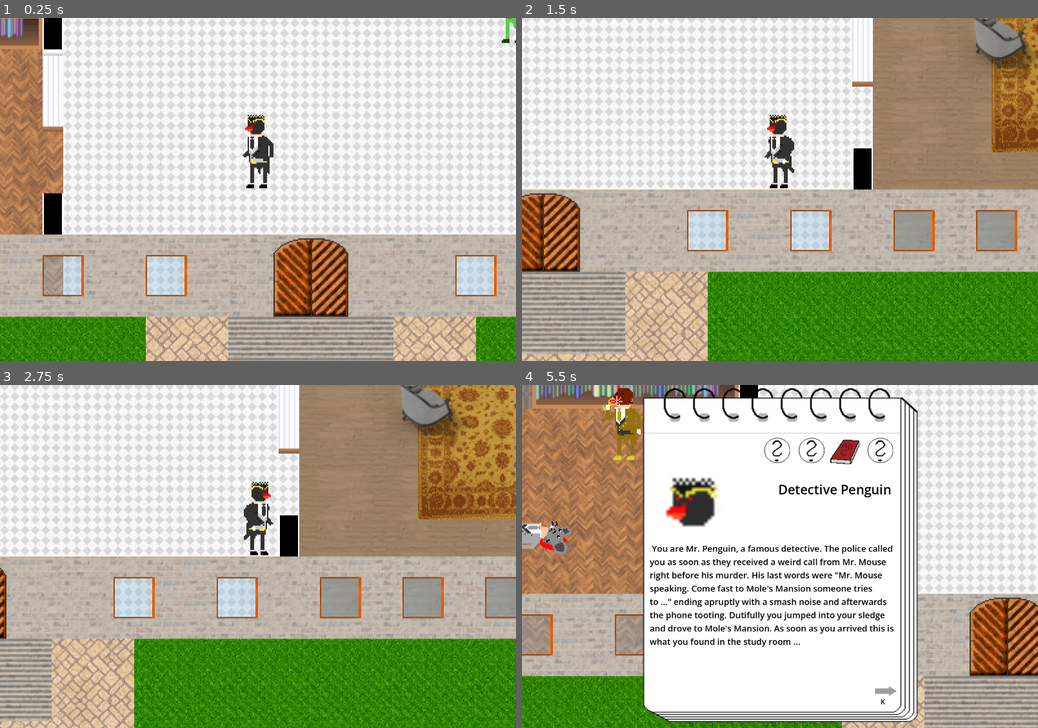
Above: before the commit, frames 1-4 (two rows, left to right).
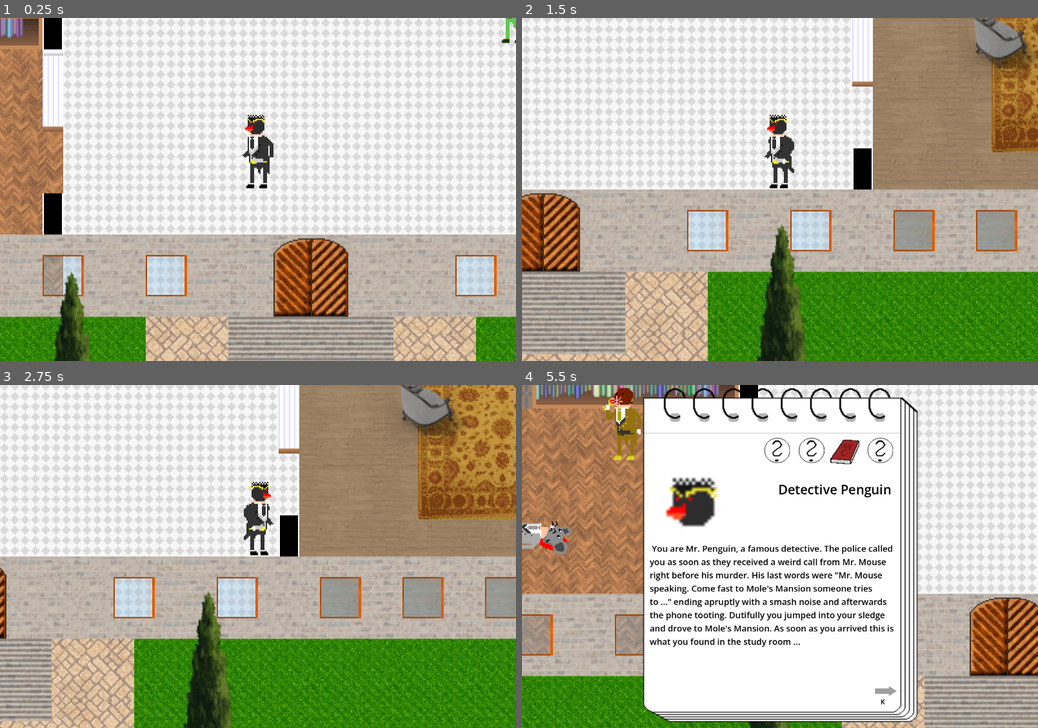
Above: after the commit, the same moments.

Repository: gartenschlaefer/mmmmm
Game: Godot game, scene res://scenes/testing/dialogue_test.tscn
Two runs of this game, one before a commit and one after it. Both use one fixed random seed, a clock stepped at 60 frames per second and the inputs below. This scene is started directly instead of the project's main scene.
Inputs:
- Up to frame 1 (0.25 s): no input
- Up to frame 2 (1.5 s): tap Enter at 0.5 s; hold D (right) 0.53-1.28 s; hold X (interact) 0.53-1.28 s; hold S (down) from 1.28 s (still down); tap K (next_page) at 1.35 s
- Up to frame 3 (2.75 s): release S (down) at 2.03 s; hold D (right) from 2.03 s (still down); tap J (prev_page) at 2.1 s
- Up to frame 4 (5.5 s): release D (right) at 2.78 s; hold W (up) 2.78-3.53 s; tap Tab (toggle_notes) at 2.85 s; hold X (interact) 3.53-4.28 s; hold A (left) 3.53-5.03 s; tap K (next_page) at 4.35 s; hold S (down) from 5.03 s (still down); tap J (prev_page) at 5.1 s

The runs differ from the first frame. In frame 1, 1.1% of the frame differs, in the area x 10-18%, y 73-100%; in frame 2, 2.3%, in the area x 45-55%, y 60-100%; in frame 3, 2.3%; in frame 4, 0.1%.

Commit message:
collide with furniture

Diff:
--- /dev/null
+++ b/scenes/chair_0.tscn
@@ -0,0 +1,15 @@
+[gd_scene format=3 uid="uid://fi2owrpj4uxb"]
+
+[ext_resource type="Texture2D" uid="uid://bxvk4717bd5cy" path="res://art/interior/chair_0.png" id="1_juehd"]
+
+[sub_resource type="RectangleShape2D" id="RectangleShape2D_juehd"]
+size = Vector2(31, 32)
+
+[node name="Chair0" type="Sprite2D" unique_id=2142873947]
+texture = ExtResource("1_juehd")
+
+[node name="StaticBody2D" type="StaticBody2D" parent="." unique_id=2017143385]
+
+[node name="CollisionShape2D" type="CollisionShape2D" parent="StaticBody2D" unique_id=381168202]
+position = Vector2(2.5, -6)
+shape = SubResource("RectangleShape2D_juehd")
--- /dev/null
+++ b/scenes/chair_180.tscn
@@ -0,0 +1,15 @@
+[gd_scene format=3 uid="uid://c87haqsu5yqi7"]
+
+[ext_resource type="Texture2D" uid="uid://cwkn07uxkomls" path="res://art/interior/chair_180.png" id="1_w0rer"]
+
+[sub_resource type="RectangleShape2D" id="RectangleShape2D_w0rer"]
+size = Vector2(31, 32)
+
+[node name="Chair180" type="Sprite2D" unique_id=327524928]
+texture = ExtResource("1_w0rer")
+
+[node name="StaticBody2D" type="StaticBody2D" parent="." unique_id=949266876]
+
+[node name="CollisionShape2D" type="CollisionShape2D" parent="StaticBody2D" unique_id=206568211]
+position = Vector2(-3, -5)
+shape = SubResource("RectangleShape2D_w0rer")
--- /dev/null
+++ b/scenes/chair_270.tscn
@@ -0,0 +1,15 @@
+[gd_scene format=3 uid="uid://85qtyj74nvai"]
+
+[ext_resource type="Texture2D" uid="uid://bhbvrmwu77n8h" path="res://art/interior/chair_270.png" id="1_uhla1"]
+
+[sub_resource type="RectangleShape2D" id="RectangleShape2D_uhla1"]
+size = Vector2(31, 32)
+
+[node name="Chair270" type="Sprite2D" unique_id=967606575]
+texture = ExtResource("1_uhla1")
+
+[node name="StaticBody2D" type="StaticBody2D" parent="." unique_id=1379106232]
+
+[node name="CollisionShape2D" type="CollisionShape2D" parent="StaticBody2D" unique_id=1056611551]
+position = Vector2(-2, -11)
+shape = SubResource("RectangleShape2D_uhla1")
--- /dev/null
+++ b/scenes/chair_90.tscn
@@ -0,0 +1,15 @@
+[gd_scene format=3 uid="uid://be8ktkr2p4wh2"]
+
+[ext_resource type="Texture2D" uid="uid://ggjgv7y1mbdf" path="res://art/interior/chair_90.png" id="1_h8hq2"]
+
+[sub_resource type="RectangleShape2D" id="RectangleShape2D_h8hq2"]
+size = Vector2(31, 32)
+
+[node name="Chair90" type="Sprite2D" unique_id=1704034696]
+texture = ExtResource("1_h8hq2")
+
+[node name="StaticBody2D" type="StaticBody2D" parent="." unique_id=659340999]
+
+[node name="CollisionShape2D" type="CollisionShape2D" parent="StaticBody2D" unique_id=1053315775]
+position = Vector2(2, -5)
+shape = SubResource("RectangleShape2D_h8hq2")
--- /dev/null
+++ b/scenes/chandelier.tscn
@@ -0,0 +1,15 @@
+[gd_scene format=3 uid="uid://cvb78ivgy48sk"]
+
+[ext_resource type="Texture2D" uid="uid://0m00gi76o36c" path="res://art/interior/chandelier.png" id="1_6iikm"]
+
+[sub_resource type="RectangleShape2D" id="RectangleShape2D_6iikm"]
+size = Vector2(66, 54)
+
+[node name="Chandelier" type="Sprite2D" unique_id=114745430]
+texture = ExtResource("1_6iikm")
+
+[node name="StaticBody2D" type="StaticBody2D" parent="." unique_id=241061102]
+
+[node name="CollisionShape2D" type="CollisionShape2D" parent="StaticBody2D" unique_id=381795300]
+position = Vector2(11, -6)
+shape = SubResource("RectangleShape2D_6iikm")
--- /dev/null
+++ b/scenes/desk_horizontal.tscn
@@ -0,0 +1,15 @@
+[gd_scene format=3 uid="uid://cwp31ugt6n4id"]
+
+[ext_resource type="Texture2D" uid="uid://7e58rpmb07fc" path="res://art/interior/desk_90.png" id="1_eojd4"]
+
+[sub_resource type="RectangleShape2D" id="RectangleShape2D_eojd4"]
+size = Vector2(106.5, 45)
+
+[node name="Desk90" type="Sprite2D" unique_id=884942798]
+texture = ExtResource("1_eojd4")
+
+[node name="StaticBody2D" type="StaticBody2D" parent="." unique_id=1874940007]
+
+[node name="CollisionShape2D" type="CollisionShape2D" parent="StaticBody2D" unique_id=719707294]
+position = Vector2(-1.25, -13.5)
+shape = SubResource("RectangleShape2D_eojd4")
--- /dev/null
+++ b/scenes/desk_vertical.tscn
@@ -0,0 +1,15 @@
+[gd_scene format=3 uid="uid://b78a74258rama"]
+
+[ext_resource type="Texture2D" uid="uid://dgj8cpbriauvy" path="res://art/interior/desk.png" id="1_cg8i4"]
+
+[sub_resource type="RectangleShape2D" id="RectangleShape2D_cg8i4"]
+size = Vector2(35.5, 86)
+
+[node name="Desk" type="Sprite2D" unique_id=1736322693]
+texture = ExtResource("1_cg8i4")
+
+[node name="StaticBody2D" type="StaticBody2D" parent="." unique_id=791416910]
+
+[node name="CollisionShape2D" type="CollisionShape2D" parent="StaticBody2D" unique_id=684250495]
+position = Vector2(0.25, -16)
+shape = SubResource("RectangleShape2D_cg8i4")
--- /dev/null
+++ b/scenes/desk_wine.tscn
@@ -0,0 +1,15 @@
+[gd_scene format=3 uid="uid://bt1q2nahgdymx"]
+
+[ext_resource type="Texture2D" uid="uid://dey48b3mc8yb1" path="res://art/interior/desk_wine.png" id="1_yn15r"]
+
+[sub_resource type="RectangleShape2D" id="RectangleShape2D_yn15r"]
+size = Vector2(108.5, 47)
+
+[node name="DeskWine" type="Sprite2D" unique_id=266036131]
+texture = ExtResource("1_yn15r")
+
+[node name="StaticBody2D" type="StaticBody2D" parent="." unique_id=1057492354]
+
+[node name="CollisionShape2D" type="CollisionShape2D" parent="StaticBody2D" unique_id=337943266]
+position = Vector2(-1.25, -13.5)
+shape = SubResource("RectangleShape2D_yn15r")
--- a/scenes/mystery_murder_world.tscn
+++ b/scenes/mystery_murder_world.tscn
@@ -9,27 +9,27 @@
 [ext_resource type="Texture2D" uid="uid://djtrvafapyrec" path="res://art/interior/soil.png" id="7_sy5t6"]
 [ext_resource type="PackedScene" uid="uid://b51xaou4ahnyb" path="res://scenes/stove.tscn" id="9_8elfp"]
 [ext_resource type="Texture2D" uid="uid://c2iqkl062evyc" path="res://art/interior/carpet2.png" id="10_schnp"]
+[ext_resource type="PackedScene" uid="uid://be8ktkr2p4wh2" path="res://scenes/chair_90.tscn" id="11_1qhsd"]
 [ext_resource type="Texture2D" uid="uid://ycpebkk5dip8" path="res://art/interior/carpet.png" id="11_sy5t6"]
+[ext_resource type="PackedScene" uid="uid://c87haqsu5yqi7" path="res://scenes/chair_180.tscn" id="12_6ff46"]
+[ext_resource type="PackedScene" uid="uid://85qtyj74nvai" path="res://scenes/chair_270.tscn" id="13_115nd"]
+[ext_resource type="PackedScene" uid="uid://c32lrgd7v77x5" path="res://scenes/vase.tscn" id="14_btxhe"]
 [ext_resource type="Texture2D" uid="uid://c5y2qt5t4pnl2" path="res://art/interior/hallstadt.png" id="16_kg8af"]
+[ext_resource type="PackedScene" uid="uid://fi2owrpj4uxb" path="res://scenes/chair_0.tscn" id="17_6ff46"]
+[ext_resource type="PackedScene" uid="uid://cvb78ivgy48sk" path="res://scenes/chandelier.tscn" id="17_o4ikc"]
+[ext_resource type="PackedScene" uid="uid://b78a74258rama" path="res://scenes/desk_vertical.tscn" id="18_umac2"]
+[ext_resource type="PackedScene" uid="uid://cwp31ugt6n4id" path="res://scenes/desk_horizontal.tscn" id="19_caisn"]
 [ext_resource type="Texture2D" uid="uid://cedwfrihbmavs" path="res://art/trees/painted_summer14t.png" id="19_tffub"]
-[ext_resource type="Texture2D" uid="uid://bxvk4717bd5cy" path="res://art/interior/chair_0.png" id="20_cshx0"]
+[ext_resource type="PackedScene" uid="uid://bt1q2nahgdymx" path="res://scenes/desk_wine.tscn" id="20_fqba2"]
 [ext_resource type="Texture2D" uid="uid://dfaay2knhtrrr" path="res://art/trees/painted_summer16t.png" id="20_vjwos"]
-[ext_resource type="Texture2D" uid="uid://ggjgv7y1mbdf" path="res://art/interior/chair_90.png" id="21_lss6i"]
+[ext_resource type="PackedScene" uid="uid://cgbtk37wno6df" path="res://scenes/sofa.tscn" id="21_6eat7"]
 [ext_resource type="Texture2D" uid="uid://ywhsvvshb2ct" path="res://art/trees/painted_summer06t.png" id="21_vjwos"]
-[ext_resource type="Texture2D" uid="uid://cwkn07uxkomls" path="res://art/interior/chair_180.png" id="22_hn7bi"]
 [ext_resource type="Texture2D" uid="uid://d2gbgwtlc78fq" path="res://art/trees/photo_grass13t.png" id="22_n474a"]
-[ext_resource type="Texture2D" uid="uid://bhbvrmwu77n8h" path="res://art/interior/chair_270.png" id="23_k8ae5"]
 [ext_resource type="PackedScene" uid="uid://485ul2anbyp2" path="res://prefabs/npc_mole.tscn" id="23_lss6i"]
 [ext_resource type="Texture2D" uid="uid://dd8blxu14h1yt" path="res://art/trees/painted_evergreen02t.png" id="24_hn7bi"]
 [ext_resource type="PackedScene" uid="uid://c71err83gaih0" path="res://prefabs/npc_cat.tscn" id="24_k8ae5"]
-[ext_resource type="Texture2D" uid="uid://bm1p8pkxsppl2" path="res://art/interior/vase.png" id="25_hn7bi"]
 [ext_resource type="Texture2D" uid="uid://bljuhnq8kid1c" path="res://art/interior/plant2.png" id="26_yk1iy"]
 [ext_resource type="Texture2D" uid="uid://ch1ee0xq1v5tq" path="res://art/interior/plant.png" id="27_50vwu"]
-[ext_resource type="Texture2D" uid="uid://0m00gi76o36c" path="res://art/interior/chandelier.png" id="28_50vwu"]
-[ext_resource type="Texture2D" uid="uid://dgj8cpbriauvy" path="res://art/interior/desk.png" id="29_0c0qe"]
-[ext_resource type="Texture2D" uid="uid://7e58rpmb07fc" path="res://art/interior/desk_90.png" id="29_d22pk"]
-[ext_resource type="Texture2D" uid="uid://dey48b3mc8yb1" path="res://art/interior/desk_wine.png" id="30_d22pk"]
-[ext_resource type="Texture2D" uid="uid://c7apdoxplkanl" path="res://art/interior/sofa.png" id="31_fxpt7"]
 [ext_resource type="PackedScene" uid="uid://d1egntrdxqk80" path="res://prefabs/dead_mouse.tscn" id="32_w78an"]
 [ext_resource type="PackedScene" uid="uid://3yd6o3dyyibt" path="res://prefabs/npc_chameleon.tscn" id="33_6mgta"]
 [ext_resource type="PackedScene" uid="uid://bm57hft14owj4" path="res://prefabs/npc_fox.tscn" id="34_hpsgn"]
@@ -96,6 +96,56 @@
 position = Vector2(542, 128)
 shape = SubResource("RectangleShape2D_5x8ul")
 
+[node name="Chair0" parent="." unique_id=2142873947 instance=ExtResource("17_6ff46")]
+position = Vector2(789, 571)
+
+[node name="Chair90" parent="." unique_id=1704034696 instance=ExtResource("11_1qhsd")]
+position = Vector2(795, 660)
+
+[node name="Chair180" parent="." unique_id=327524928 instance=ExtResource("12_6ff46")]
+position = Vector2(674, 666)
+
+[node name="Chair270" parent="." unique_id=967606575 instance=ExtResource("13_115nd")]
+position = Vector2(679, 572)
+
+[node name="Chair1" parent="." unique_id=1152692291 instance=ExtResource("17_6ff46")]
+position = Vector2(77, 128)
+
+[node name="Chair91" parent="." unique_id=1753926161 instance=ExtResource("11_1qhsd")]
+position = Vector2(37, 239)
+
+[node name="Chair181" parent="." unique_id=602826864 instance=ExtResource("12_6ff46")]
+position = Vector2(-121, 235)
+
+[node name="Chair271" parent="." unique_id=1292919132 instance=ExtResource("13_115nd")]
+position = Vector2(-107, 147)
+
+[node name="Vase" parent="." unique_id=864895782 instance=ExtResource("14_btxhe")]
+position = Vector2(601, 560)
+
+[node name="Plant2" type="Sprite2D" parent="." unique_id=857155028]
+position = Vector2(1096, 143)
+texture = ExtResource("26_yk1iy")
+
+[node name="Plant" type="Sprite2D" parent="." unique_id=791435851]
+position = Vector2(896, 148)
+texture = ExtResource("27_50vwu")
+
+[node name="Chandelier" parent="." unique_id=114745430 instance=ExtResource("17_o4ikc")]
+position = Vector2(1006, 257)
+
+[node name="Desk" parent="." unique_id=1736322693 instance=ExtResource("18_umac2")]
+position = Vector2(-150, 696)
+
+[node name="Desk90" parent="." unique_id=884942798 instance=ExtResource("19_caisn")]
+position = Vector2(-120, 89)
+
+[node name="DeskWine" parent="." unique_id=266036131 instance=ExtResource("20_fqba2")]
+position = Vector2(17, 371)
+
+[node name="Sofa" parent="." unique_id=1748912851 instance=ExtResource("21_6eat7")]
+position = Vector2(7, 80)
+
 [node name="AboveTiles" type="TileMapLayer" parent="." unique_id=699847910]
 visible = false
 tile_map_data = PackedByteArray("AAAhACIAAwAAAAAAAAAhACMAAwAAAAEAAAAiACIAAwABAAAAAAAiACMAAwABAAEAAAAfACIAAwAAAAAAAAAfAC …(832 unchanged characters)…
@@ -172,75 +222,19 @@
 position = Vector2(979, 448)
 texture = ExtResource("24_hn7bi")
 
-[node name="Chair0" type="Sprite2D" parent="." unique_id=638391631]
-position = Vector2(789, 571)
-texture = ExtResource("20_cshx0")
-
-[node name="Chair90" type="Sprite2D" parent="." unique_id=1262164526]
-position = Vector2(795, 660)
-texture = ExtResource("21_lss6i")
-
-[node name="Chair180" type="Sprite2D" parent="." unique_id=1176609280]
-position = Vector2(674, 666)
-texture = ExtResource("22_hn7bi")
-
-[node name="Chair270" type="Sprite2D" parent="." unique_id=410123713]
-position = Vector2(679, 572)
-texture = ExtResource("23_k8ae5")
+[node name="PaintedEvergreen02t2" type="Sprite2D" parent="." unique_id=1759750013]
+position = Vector2(140, 925)
+texture = ExtResource("24_hn7bi")
+
+[node name="PaintedEvergreen02t3" type="Sprite2D" parent="." unique_id=897277256]
+position = Vector2(511, 923)
+texture = ExtResource("24_hn7bi")
 
 [node name="npc_mole" parent="." unique_id=2123288575 instance=ExtResource("23_lss6i")]
 position = Vector2(24, 681)
 
 [node name="npc_cat" parent="." unique_id=748677046 instance=ExtResource("24_k8ae5")]
 position = Vector2(336, 347)
-
-[node name="Vase" type="Sprite2D" parent="." unique_id=791181386]
-position = Vector2(601, 560)
-texture = ExtResource("25_hn7bi")
-
-[node name="Plant2" type="Sprite2D" parent="." unique_id=857155028]
-position = Vector2(1096, 143)
-texture = ExtResource("26_yk1iy")
-
-[node name="Plant" type="Sprite2D" parent="." unique_id=791435851]
-position = Vector2(896, 148)
-texture = ExtResource("27_50vwu")
-
-[node name="Chandelier" type="Sprite2D" parent="." unique_id=14726716]
-position = Vector2(1006, 257)
-texture = ExtResource("28_50vwu")
-
-[node name="Desk" type="Sprite2D" parent="." unique_id=219864615]
-position = Vector2(-150, 696)
-texture = ExtResource("29_0c0qe")
-
-[node name="Desk90" type="Sprite2D" parent="." unique_id=1812836818]
-position = Vector2(-120, 89)
-texture = ExtResource("29_d22pk")
-
-[node name="DeskWine" type="Sprite2D" parent="." unique_id=712787106]
-position = Vector2(17, 371)
-texture = ExtResource("30_d22pk")
-
-[node name="Chair1" type="Sprite2D" parent="." unique_id=1923242752]
-position = Vector2(3, 154)
-texture = ExtResource("20_cshx0")
-
-[node name="Chair91" type="Sprite2D" parent="." unique_id=99220398]
-position = Vector2(3, 236)
-texture = ExtResource("21_lss6i")
-
-[node name="Chair181" type="Sprite2D" parent="." unique_id=1532610820]
-position = Vector2(-101, 228)
-texture = ExtResource("22_hn7bi")
-
-[node name="Chair271" type="Sprite2D" parent="." unique_id=1798418373]
-position = Vector2(-104, 149)
-texture = ExtResource("23_k8ae5")
-
-[node name="Sofa" type="Sprite2D" parent="." unique_id=406034568]
-position = Vector2(7, 80)
-texture = ExtResource("31_fxpt7")
 
 [node name="DeadMouse" parent="." unique_id=652999964 instance=ExtResource("32_w78an")]
 position = Vector2(-51, 751)
--- /dev/null
+++ b/scenes/sofa.tscn
@@ -0,0 +1,15 @@
+[gd_scene format=3 uid="uid://cgbtk37wno6df"]
+
+[ext_resource type="Texture2D" uid="uid://c7apdoxplkanl" path="res://art/interior/sofa.png" id="1_q8oaq"]
+
+[sub_resource type="RectangleShape2D" id="RectangleShape2D_q8oaq"]
+size = Vector2(104, 52)
+
+[node name="Sofa" type="Sprite2D" unique_id=1748912851]
+texture = ExtResource("1_q8oaq")
+
+[node name="StaticBody2D" type="StaticBody2D" parent="." unique_id=1419789249]
+
+[node name="CollisionShape2D" type="CollisionShape2D" parent="StaticBody2D" unique_id=494680171]
+position = Vector2(0, -3)
+shape = SubResource("RectangleShape2D_q8oaq")
--- /dev/null
+++ b/scenes/vase.tscn
@@ -0,0 +1,15 @@
+[gd_scene format=3 uid="uid://c32lrgd7v77x5"]
+
+[ext_resource type="Texture2D" uid="uid://bm1p8pkxsppl2" path="res://art/interior/vase.png" id="1_ohygo"]
+
+[sub_resource type="RectangleShape2D" id="RectangleShape2D_ohygo"]
+size = Vector2(31, 32)
+
+[node name="Vase" type="Sprite2D" unique_id=864895782]
+texture = ExtResource("1_ohygo")
+
+[node name="StaticBody2D" type="StaticBody2D" parent="." unique_id=1832144247]
+
+[node name="CollisionShape2D" type="CollisionShape2D" parent="StaticBody2D" unique_id=863237400]
+position = Vector2(1, -1)
+shape = SubResource("RectangleShape2D_ohygo")
